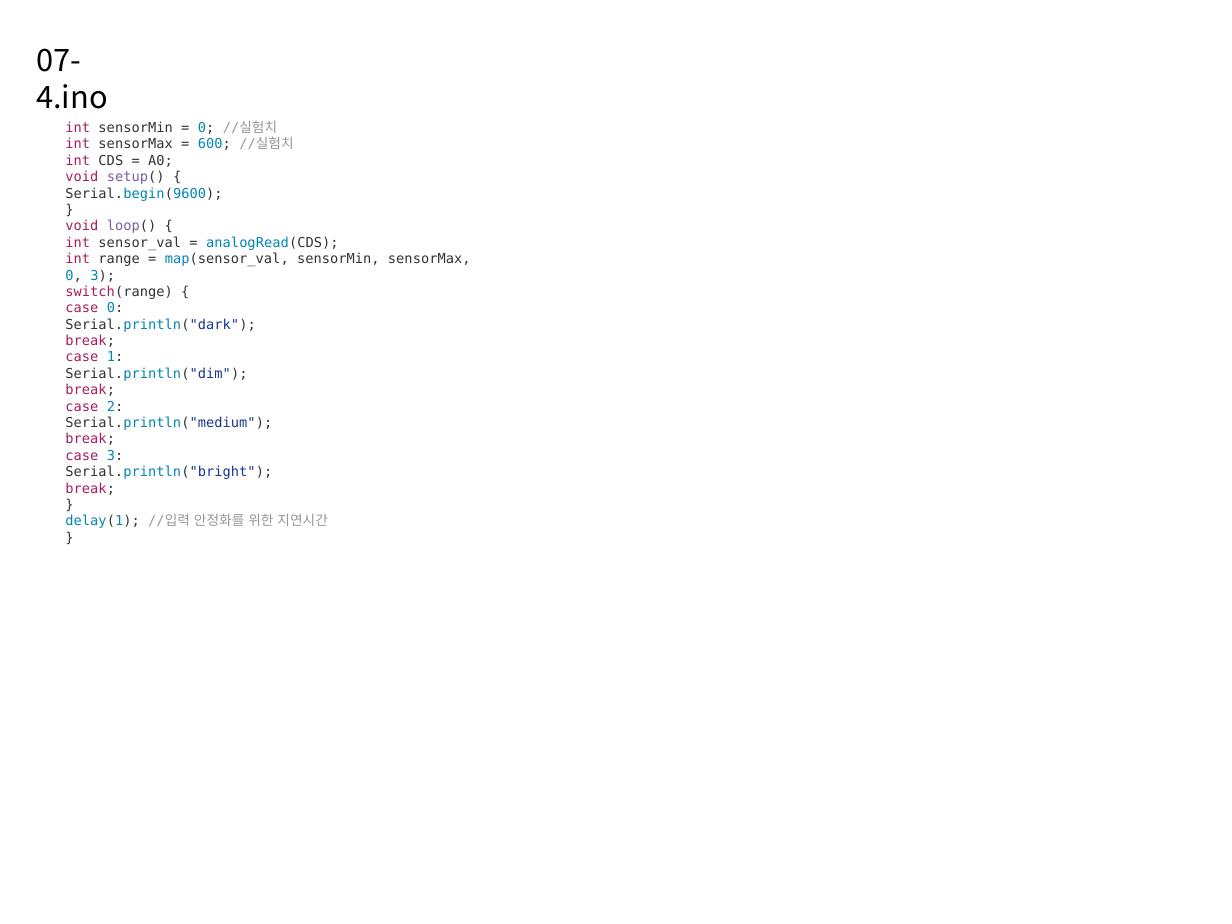
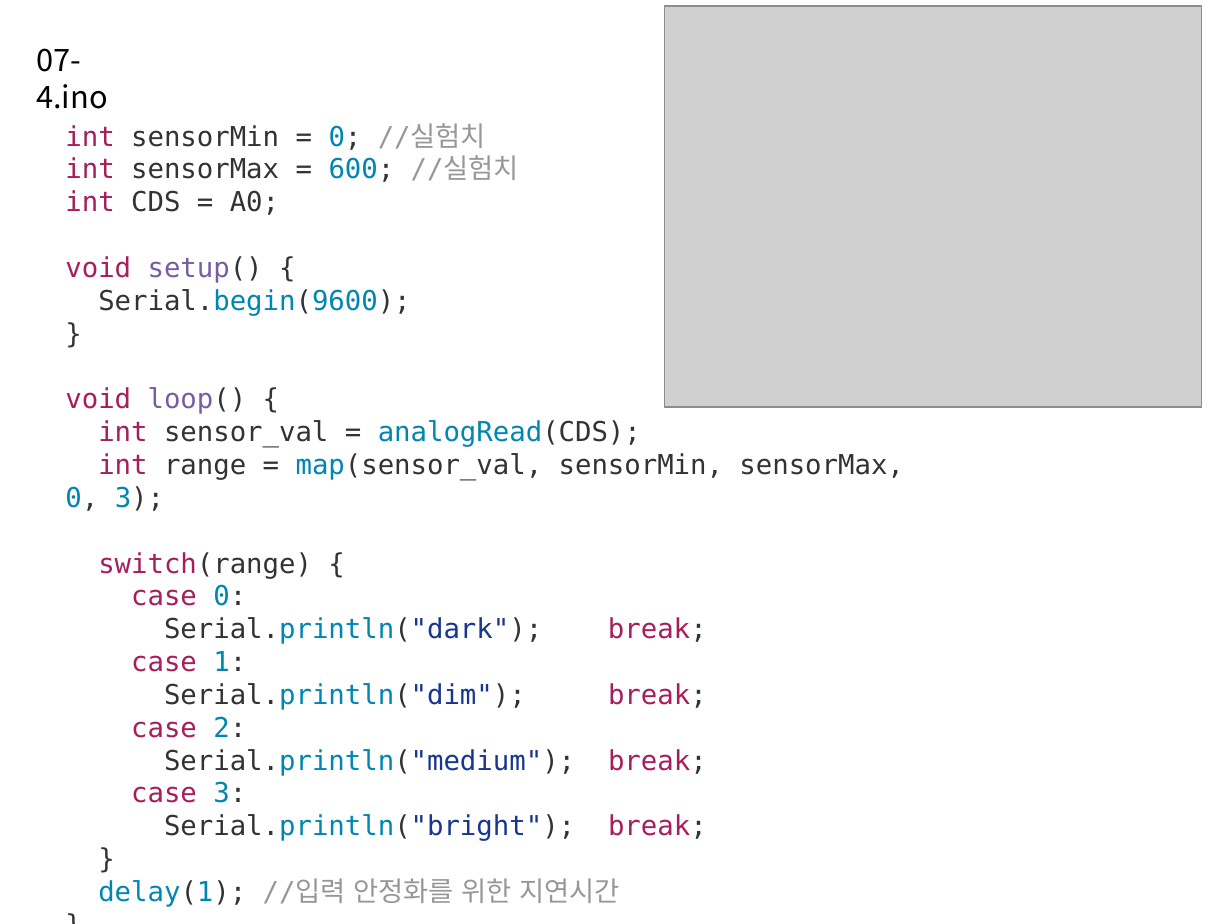
Before and after one commit to taesamja/summer_lec, a slide deck: slide 26 of 아두이노_초급연수.pptx. Drawn at 1232x924 pixels with LibreOffice and Linux fonts; fonts in the diff are those of the drawing; grey boxes stand for pictures. Boxes give left, top, right and bottom in pixels: in the first picture for what was removed or moved away, otherwise in the second. Text is boxed around its words. In the diff, an @@ line names an element or a change of style, - is before the commit and + after.

```diff
--- a/아두이노_초급연수.pptx
+++ b/아두이노_초급연수.pptx
@@ picture added at box(664, 6, 1201, 408) @@
@@ text at box(65, 124, 903, 907): size 8 to 16 pt in "int sensorMin = 0; //실험치", "int sensorMax = 600; //실험치", "int CDS = A0;", "void setup() {" and 13 more places @@
@@ text at box(164, 617, 707, 644): text changed; size 8 to 16 pt @@
-Serial.println("dark");
-break;
+Serial.println("dark"); break;
@@ text at box(164, 683, 707, 710): text changed; size 8 to 16 pt @@
-Serial.println("dim");
-break;
+Serial.println("dim"); break;
@@ text at box(164, 749, 707, 776): text changed; size 8 to 16 pt @@
-Serial.println("medium");
-break;
+Serial.println("medium"); break;
@@ text at box(164, 814, 707, 841): text changed; size 8 to 16 pt @@
-Serial.println("bright");
-break;
+Serial.println("bright"); break;
```
Also in this commit, not shown: 37 other slides changed.
